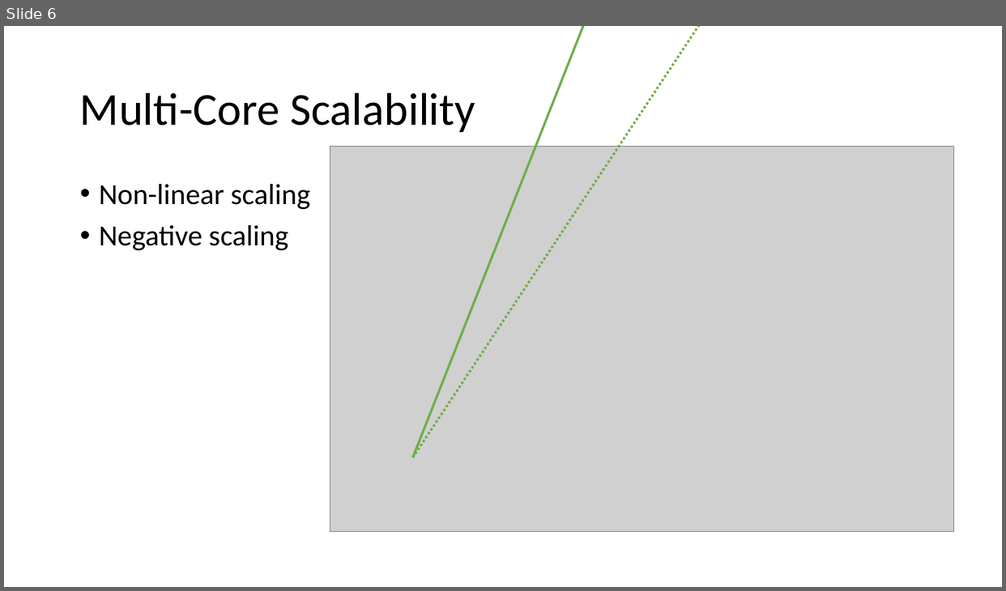
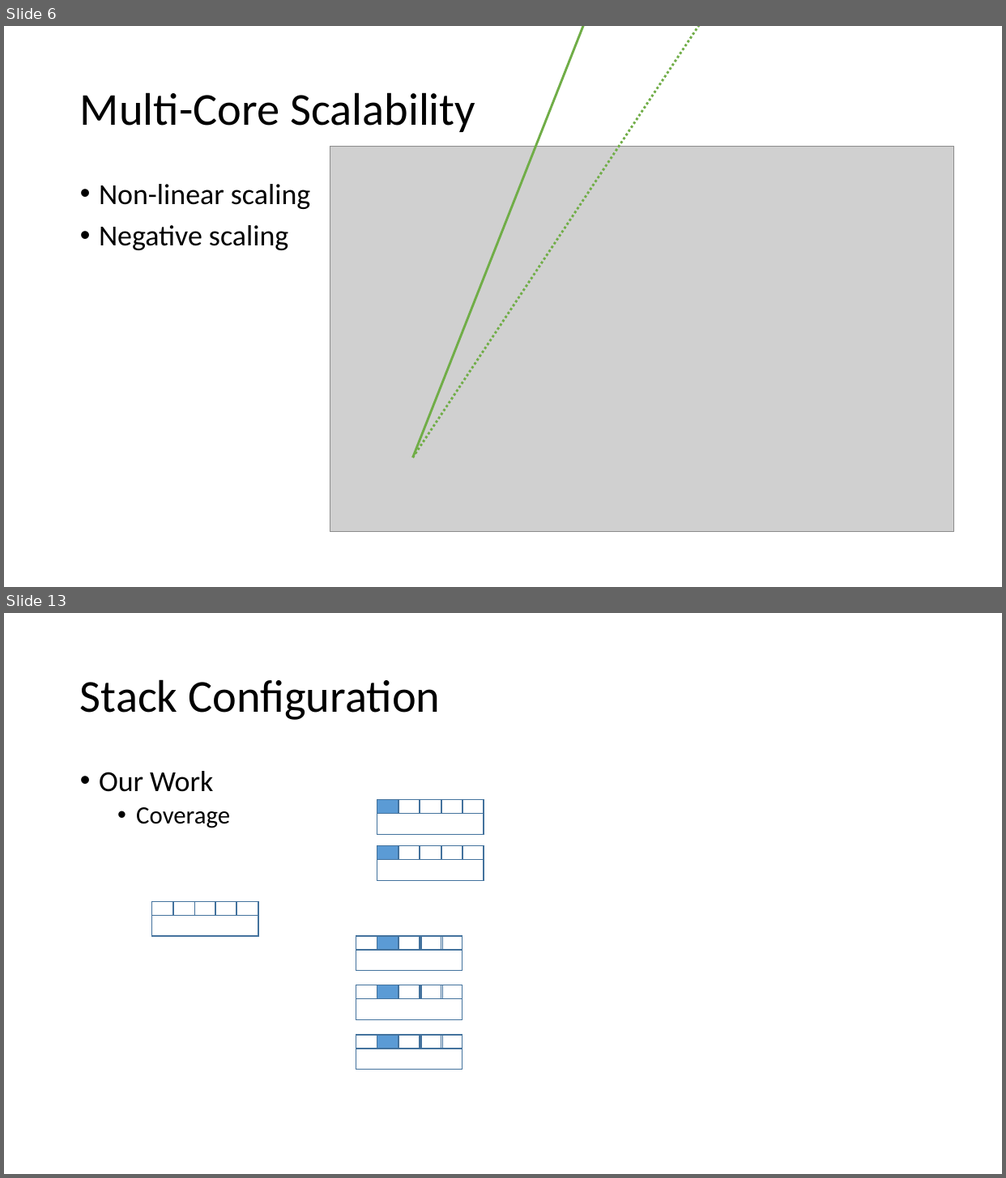
Before and after one commit to hieuhoang/papers, a slide deck: amta.2016/slides.pptx. Shown one above the other, each under a label of ours: slide 6 before the commit, slides 6 and 13 after it; the slides between them are not shown. The pictures are 1006x591 and 1006x1178 pixels, drawn with LibreOffice and Linux fonts; fonts in the diff are those of the drawing; grey boxes stand for pictures. Boxes give left, top, right and bottom in pixels: in the first picture for what was removed or moved away, otherwise in the second. Text is boxed around its words. In the diff, an @@ line names an element or a change of style, - is before the commit and + after.

```diff
--- a/amta.2016/slides.pptx
+++ b/amta.2016/slides.pptx
@@ slide 13 added at box(4, 613, 1002, 1174), background #FFFFFF @@
@@ title added at box(80, 679, 440, 720), 44 pt, text #000000 @@
+Stack Configuration
@@ text added at box(99, 771, 230, 828), 24 pt, text #000000 @@
+• Our Work
+  • Coverage
@@ group added at box(377, 800, 484, 835): 6 rectangles @@
+`
@@ group added at box(377, 845, 484, 880): 6 rectangles @@
+`
@@ rectangle added at box(152, 902, 258, 936), outline #43739E 1 pt @@
@@ rectangle added at box(152, 902, 173, 915), outline #43739E 1 pt @@
@@ rectangle added at box(173, 902, 194, 915), outline #43739E 1 pt @@
@@ rectangle added at box(195, 902, 216, 915), outline #43739E 1 pt @@
@@ rectangle added at box(215, 902, 236, 915), outline #43739E 1 pt @@
@@ rectangle added at box(237, 902, 258, 915), outline #43739E 1 pt @@
@@ group added at box(356, 936, 462, 971): 6 rectangles @@
@@ group added at box(356, 985, 462, 1020): 6 rectangles @@
@@ group added at box(356, 1035, 462, 1070): 6 rectangles @@
```
Also in this commit, not shown: 4 slides changed, 2 other slides added.
